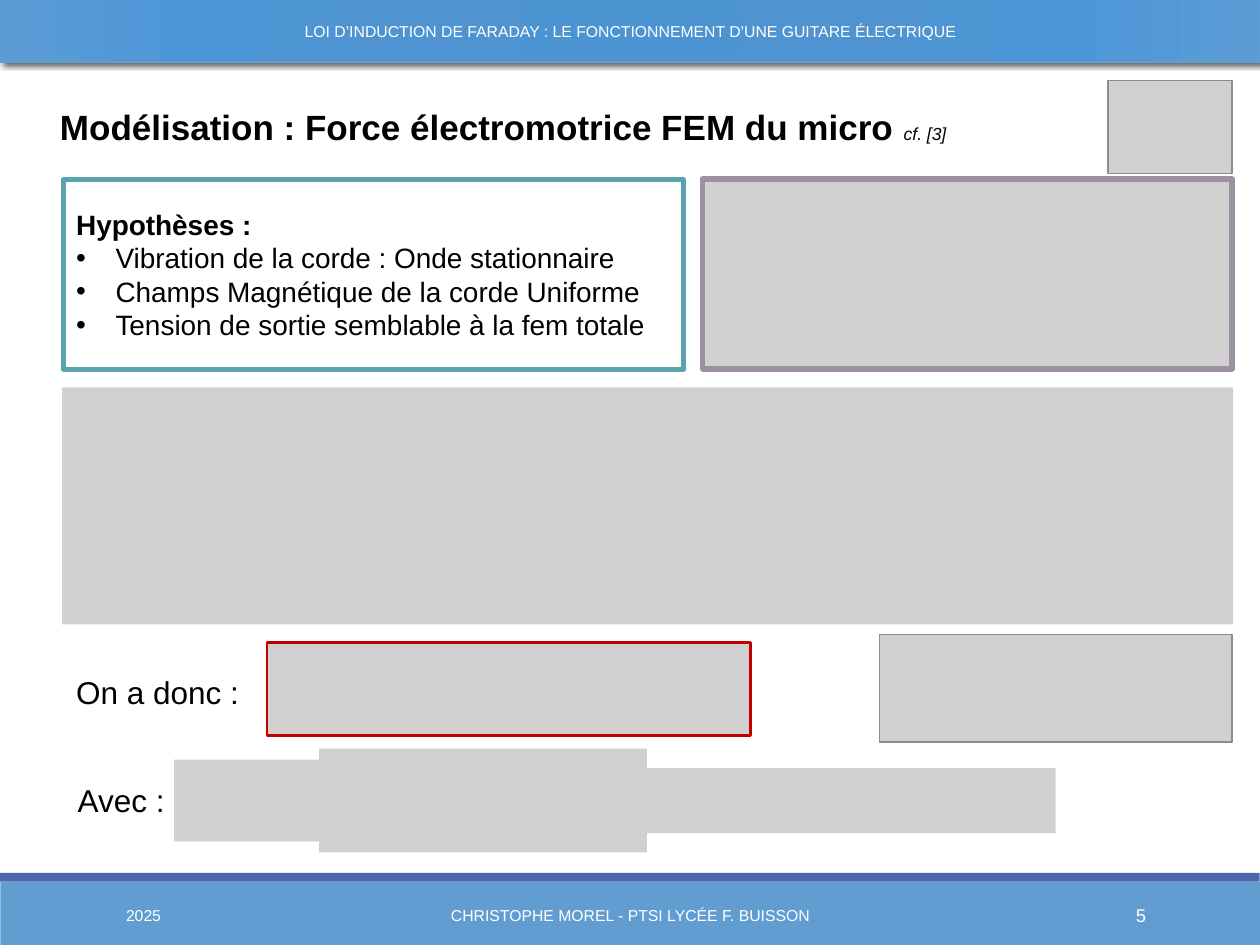
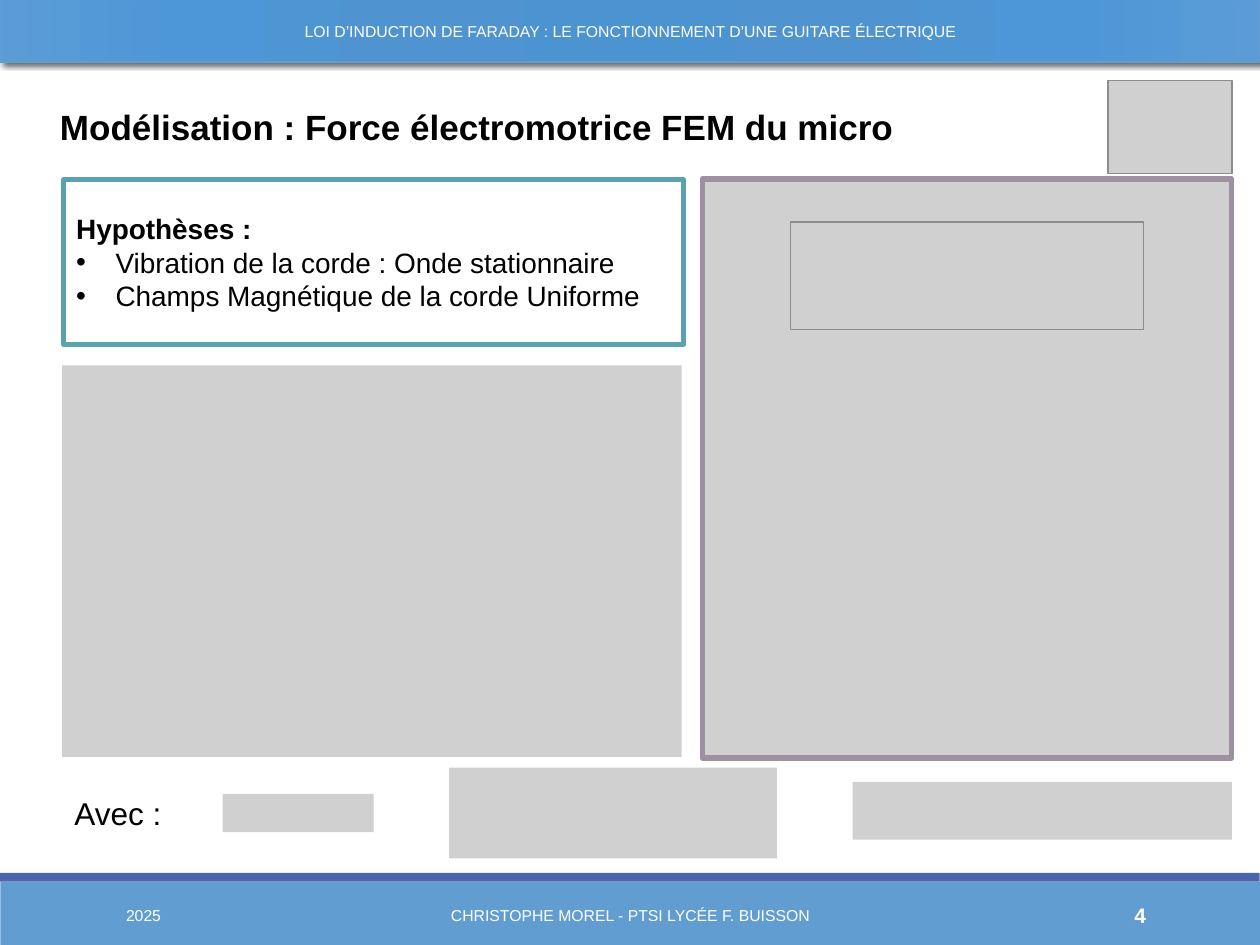
Before and after one commit to Chrismorel7/TIPE---Micro_guitare_elec, a slide deck: slide 4 of Views/Novembre.pptx (slide 5 before the commit). Drawn at 1260x945 pixels with LibreOffice and Linux fonts; fonts in the diff are those of the drawing; grey boxes stand for pictures; background and template pictures are left out. Boxes give left, top, right and bottom in pixels: in the first picture for what was removed or moved away, otherwise in the second. Text is boxed around its words. In the diff, an @@ line names an element or a change of style, - is before the commit and + after.

```diff
--- a/Views/Novembre.pptx
+++ b/Views/Novembre.pptx
@@ text at (60, 114, 892, 141): text changed @@
-Modélisation : Force électromotrice FEM du micro cf. [3]
+Modélisation : Force électromotrice FEM du micro
@@ picture: place and size @@
-picture at (703, 179, 1232, 369)
+picture at (702, 179, 1231, 759)
@@ rectangle "Hypothèses :": place and size @@
-rectangle "Hypothèses :" at (64, 180, 684, 370)
+rectangle "Hypothèses :" at (64, 180, 684, 345)
@@ picture: place and size @@
-picture at (879, 635, 1232, 742)
+picture at (791, 222, 1144, 329)
@@ text in rectangle at (116, 314, 644, 336): paragraph removed @@
-• Tension de sortie semblable à la fem totale
@@ picture: place and size @@
-picture at (62, 387, 1232, 624)
+picture at (62, 365, 682, 757)
@@ picture removed at (267, 643, 751, 736) @@
@@ text removed at (76, 681, 221, 705) @@
-On a donc :
@@ picture: place and size @@
-picture at (319, 748, 646, 852)
+picture at (449, 767, 776, 858)
@@ text "Avec :": place and size @@
-text "Avec :" at (78, 790, 147, 813)
+text "Avec :" at (74, 803, 143, 826)
@@ picture: place and size @@
-picture at (174, 760, 325, 842)
+picture at (223, 794, 374, 832)
@@ picture: place and size @@
-picture at (627, 769, 1056, 834)
+picture at (853, 782, 1232, 840)
@@ page number at (1134, 908, 1146, 923): text changed; size 10.5 to 12 pt; bold on @@
-5
+4
```
Also in this commit, not shown: 18 other slides changed, 2 slides added, 1 slide removed, 16 other files.
